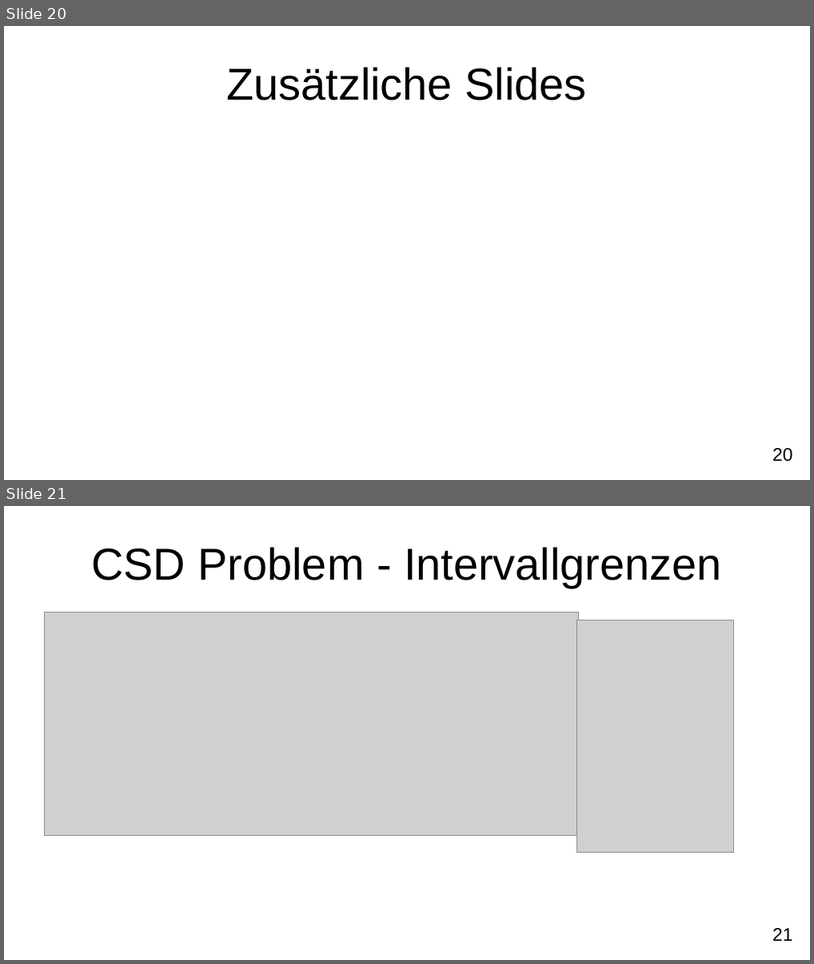
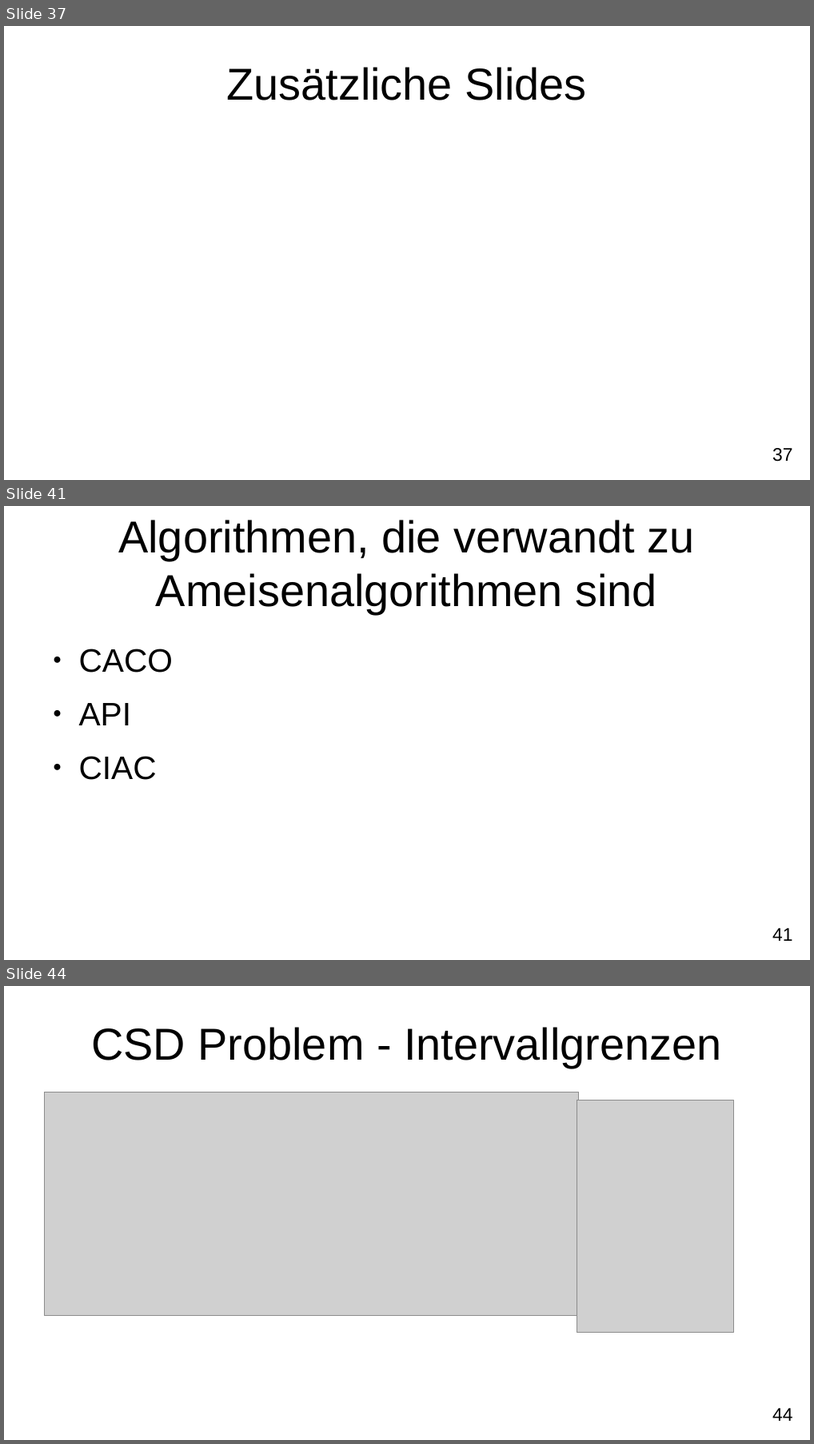
Before and after one commit to FXJackAll/Masterarbeit_Code, a slide deck: Masterarbeit_Verteidigung/Masterarbeit_Verteidigung.odp. Shown one above the other, each under a label of ours: slides 20 and 21 before the commit, slides 37, 41 and 44 after it; the slides between them are not shown. The pictures are 814x964 and 814x1444 pixels, drawn with LibreOffice and Linux fonts; fonts in the diff are those of the drawing; grey boxes stand for pictures; background and template pictures are left out. Boxes give left, top, right and bottom in pixels: in the first picture for what was removed or moved away, otherwise in the second. Text is boxed around its words. In the diff, an @@ line names an element or a change of style, - is before the commit and + after.

```diff
--- a/Masterarbeit_Verteidigung/Masterarbeit_Verteidigung.odp
+++ b/Masterarbeit_Verteidigung/Masterarbeit_Verteidigung.odp
@@ slide 41 added at [4, 506, 810, 960], background #FFFFFF; not listed: 1 template element that a slide beside it also shows @@
@@ title added at [118, 520, 694, 614], 44 pt, text #000000 @@
+Algorithmen, die verwandt zu Ameisenalgorithmen sind
@@ text added at [79, 648, 173, 780], 32 pt, text #000000 @@
+● CACO
+● API
+● CIAC
@@ what was slide 20 is now slide 37 @@
@@ page number at [773, 448, 793, 461]: text changed @@
-20
+37
@@ what was slide 21 is now slide 44 @@
@@ page number at [773, 1408, 793, 1420]: text changed @@
-21
+44
```
Also in this commit, not shown: 3 slides changed, 22 other slides added, 7 other files.
